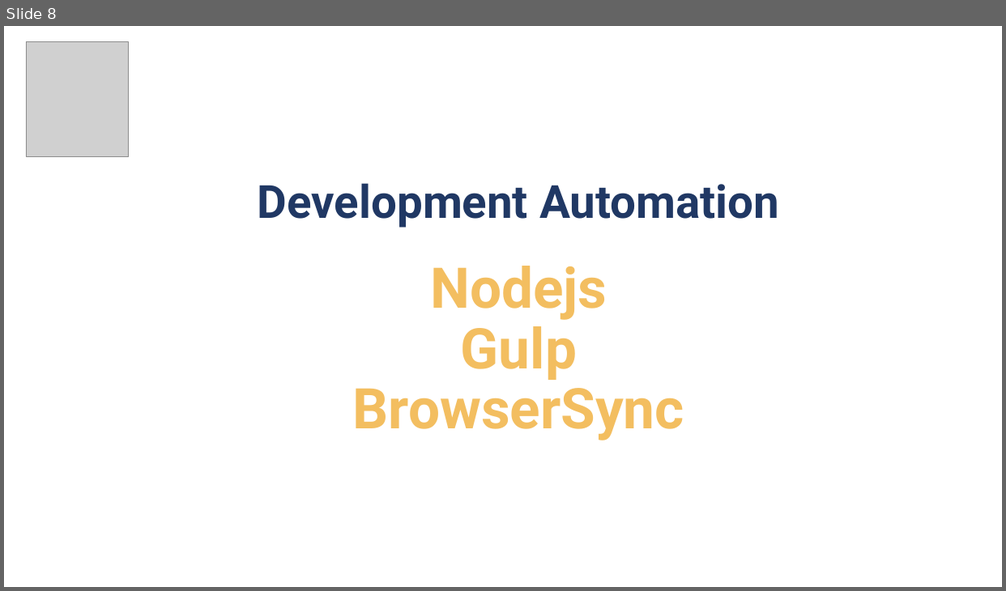
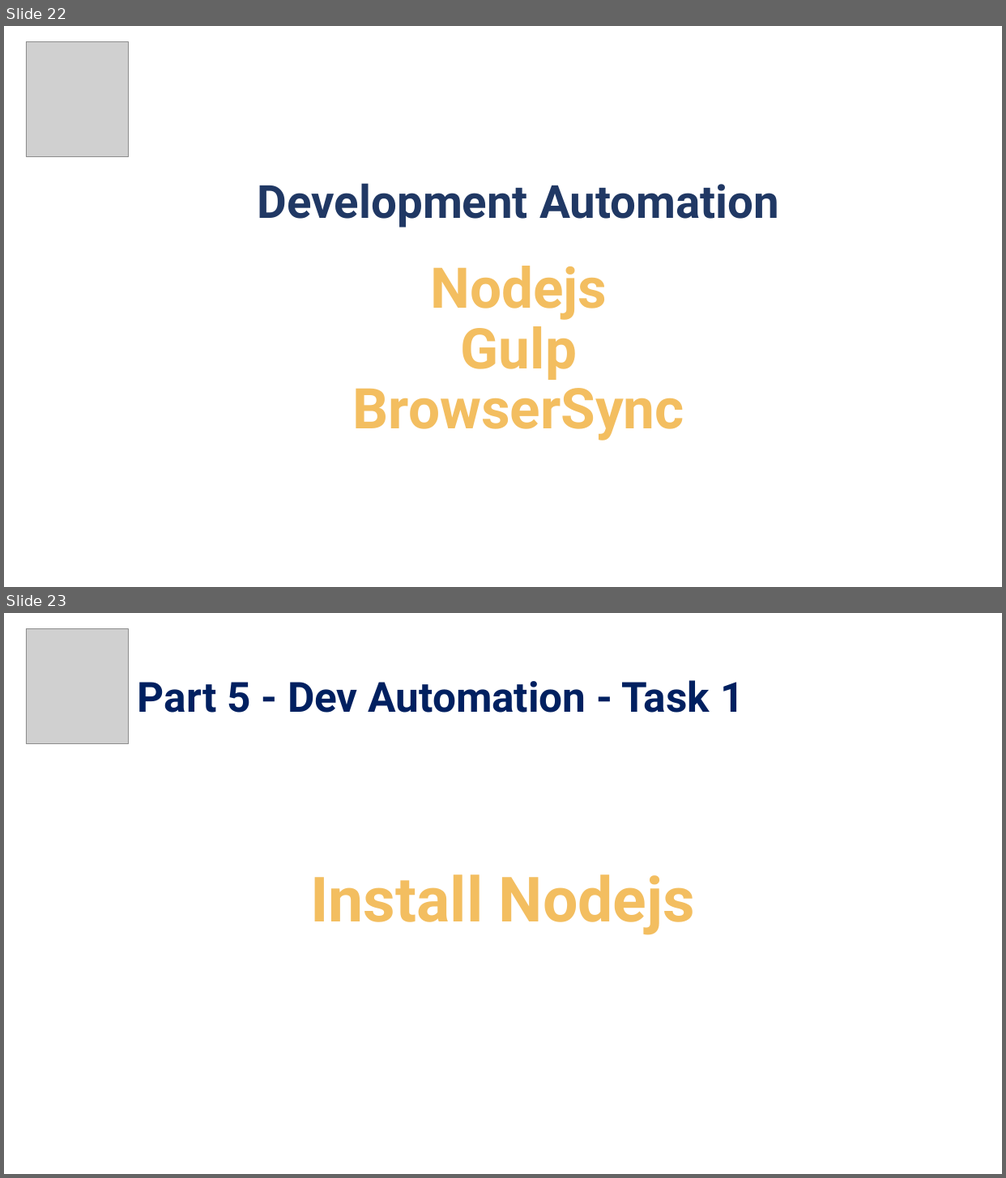
Before and after one commit to pirocorp/CSS-Advanced, a slide deck: 01. Dev Workflows & Tools/01. Dev Workflows & Tools.pptx. Shown one above the other, each under a label of ours: slide 8 before the commit, slides 22 and 23 after it. The pictures are 1006x591 and 1006x1178 pixels, drawn with LibreOffice and Linux fonts; fonts in the diff are those of the drawing; grey boxes stand for pictures; background and template pictures are left out. Boxes give left, top, right and bottom in pixels: in the first picture for what was removed or moved away, otherwise in the second. Text is boxed around its words. In the diff, an @@ line names an element or a change of style, - is before the commit and + after.

```diff
--- a/01. Dev Workflows & Tools/01. Dev Workflows & Tools.pptx
+++ b/01. Dev Workflows & Tools/01. Dev Workflows & Tools.pptx
@@ slide 23 added at bbox=[4, 613, 1002, 1174], background picture (left out) @@
@@ picture added at bbox=[27, 629, 129, 744] @@
@@ text added at bbox=[138, 680, 744, 713], 40 pt, text #002060, bold @@
+Part 5 - Dev Automation - Task 1
@@ title added at bbox=[310, 875, 695, 935], 60 pt, text #F3BE60, bold @@
+Install Nodejs
@@ what was slide 8 is now slide 22 @@
```
Also in this commit, not shown: 1 slide changed, 24 other slides added, 1 slide removed.
